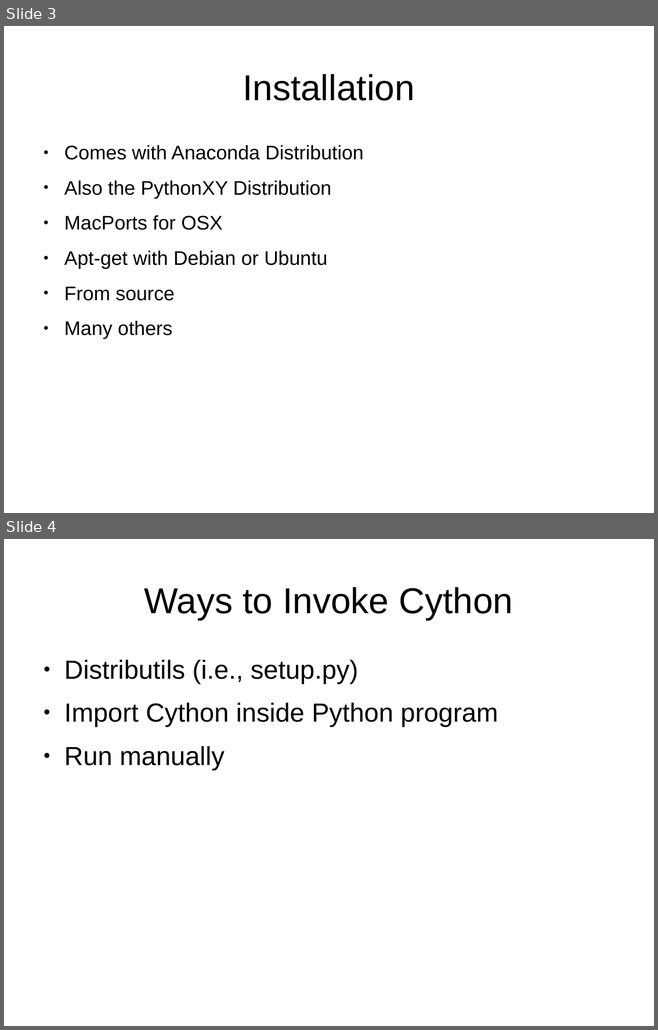
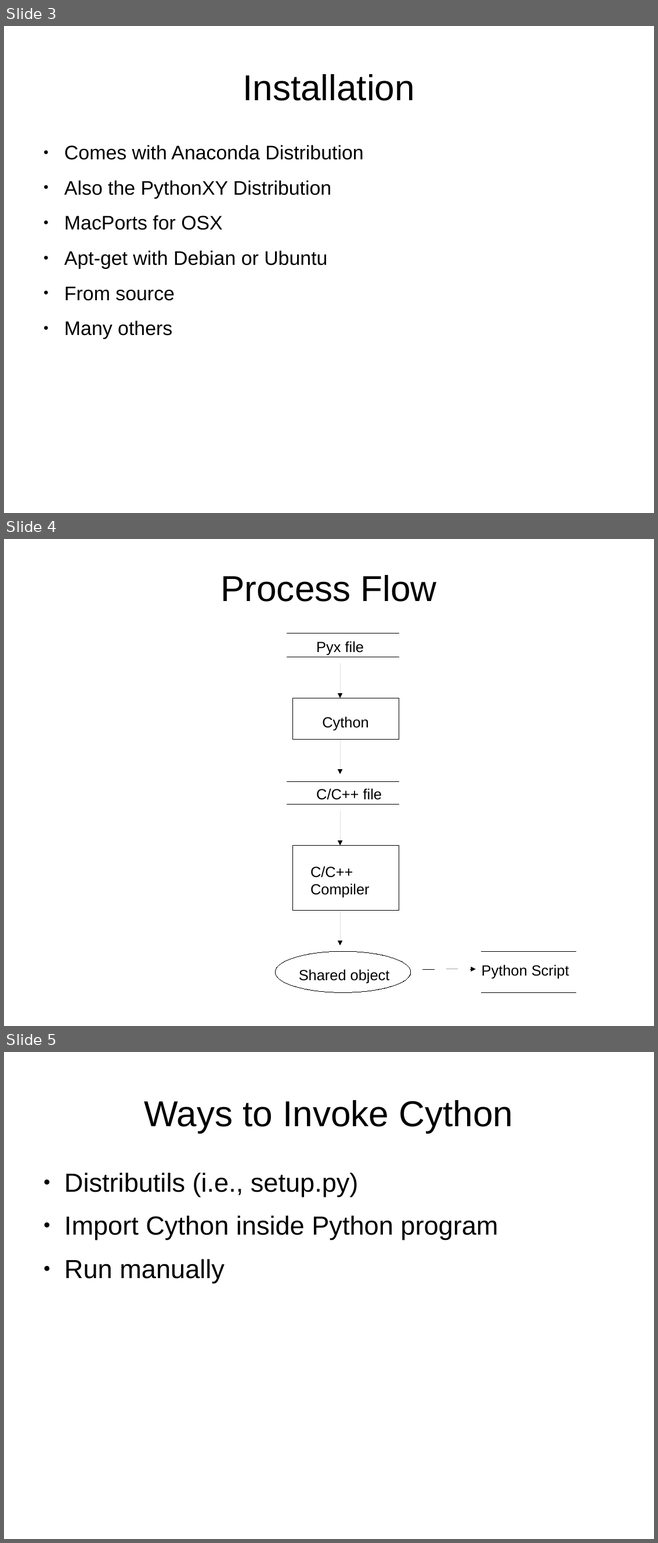
Before and after one commit to bmagill1250/757_Python_Users, a slide deck: April_2015/Cython_2015-04-08.odp. Shown one above the other, each under a label of ours: slides 3 and 4 before the commit, slides 3, 4 and 5 after it. The pictures are 658x1030 and 658x1543 pixels, drawn with LibreOffice and Linux fonts; fonts in the diff are those of the drawing. Boxes give left, top, right and bottom in pixels: in the first picture for what was removed or moved away, otherwise in the second. Text is boxed around its words. In the diff, an @@ line names an element or a change of style, - is before the commit and + after.

Commit message:
Added first example
Added code for Hofstadler G Sequence Example and added process flow
diagram to presentation itself

```diff
--- a/April_2015/Cython_2015-04-08.odp
+++ b/April_2015/Cython_2015-04-08.odp
@@ slide 4 added at box(4, 539, 654, 1026), background #FFFFFF @@
@@ title added at box(220, 575, 437, 602), 44 pt, text #000000 @@
+Process Flow
@@ line added from (287, 634) to (399, 634), #000000 0 pt @@
@@ text added at box(316, 641, 364, 655), 18 pt, text #000000 @@
+Pyx file
@@ line added from (287, 657) to (399, 657), #000000 0 pt @@
@@ arrow added from (340, 663) to (340, 698), #000000 0 pt @@
@@ rectangle added at box(293, 698, 399, 740), outline #000000 0 pt @@
@@ text added at box(322, 716, 368, 730), 18 pt, text #000000 @@
+Cython
@@ arrow added from (340, 740) to (340, 774), #000000 0 pt @@
@@ line added from (287, 782) to (399, 782), #000000 0 pt @@
@@ text added at box(316, 788, 382, 800), 18 pt, text #000000 @@
+C/C++ file
@@ line added from (287, 804) to (399, 804), #000000 0 pt @@
@@ arrow added from (340, 811) to (340, 845), #000000 0 pt @@
@@ rectangle added at box(293, 845, 399, 910), outline #000000 0 pt @@
@@ text added at box(310, 866, 369, 898), 18 pt, text #000000 @@
+C/C++ Compiler
@@ arrow added from (340, 911) to (340, 946), #000000 0 pt @@
@@ ellipse added at box(275, 951, 411, 993), outline #000000 0 pt @@
@@ line added from (481, 951) to (576, 951), #000000 0 pt @@
@@ text added at box(299, 969, 390, 984), 18 pt, text #000000 @@
+Shared object
@@ arrow added from (423, 969) to (476, 969), #000000 0 pt @@
@@ text added at box(481, 965, 569, 979), 18 pt, text #000000 @@
+Python Script
@@ line added from (481, 993) to (576, 993), #000000 0 pt @@
@@ what was slide 4 is now slide 5 @@
```
Also in this commit, not shown: 6 other files.
